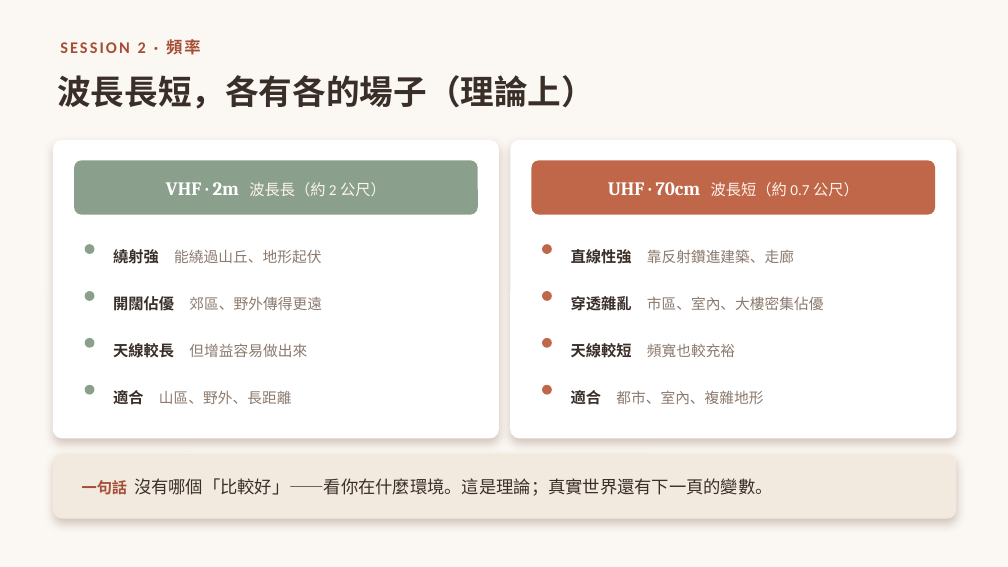
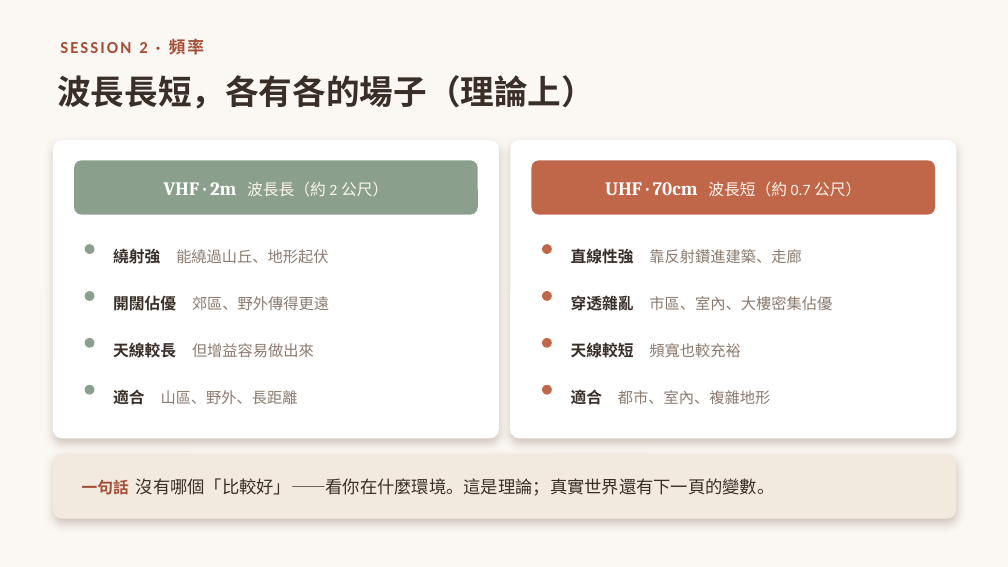
Before and after one commit to winson3QQ/Radio-Advanced, a slide deck: slide 12 of 投影片/進階無線電_課程投影片.pptx. Drawn at 1008x567 pixels with LibreOffice and Linux fonts; fonts in the diff are those of the drawing. Boxes give left, top, right and bottom in pixels: in the first picture for what was removed or moved away, otherwise in the second. Text is boxed around its words. In the diff, an @@ line names an element or a change of style, - is before the commit and + after.

```diff
--- a/投影片/進階無線電_課程投影片.pptx
+++ b/投影片/進階無線電_課程投影片.pptx
@@ text "SESSION 2 · 頻率" at bbox=[60, 39, 205, 55]: size 15.5 to 16 pt @@
@@ text "VHF · 2m 波長長（約 2 ..." at bbox=[164, 182, 388, 196]: size 14.5 to 15 pt in "波長長（約 2 公尺）" @@
@@ text "UHF · 70cm 波長短（約 0.7 ..." at bbox=[605, 181, 861, 197]: size 14.5 to 15 pt in "波長短（約 0.7 公尺）" @@
@@ text "繞射強 能繞過山丘、地形起伏" at bbox=[113, 247, 328, 268]: size 14.5 to 15 pt in "繞射強"; size 14 to 14.5 pt in "能繞過山丘、地形起伏" @@
@@ text "直線性強 靠反射鑽進建築、走廊" at bbox=[571, 248, 801, 264]: size 14.5 to 15 pt in "直線性強"; size 14 to 14.5 pt in "靠反射鑽進建築、走廊" @@
@@ text "開闊佔優 郊區、野外傳得更遠" at bbox=[113, 294, 329, 315]: size 14.5 to 15 pt in "開闊佔優"; size 14 to 14.5 pt in "郊區、野外傳得更遠" @@
@@ text "穿透雜亂 市區、室內、大樓密集佔優" at bbox=[571, 296, 832, 311]: size 14.5 to 15 pt in "穿透雜亂"; size 14 to 14.5 pt in "市區、室內、大樓密集佔優" @@
@@ text "天線較長 但增益容易做出來" at bbox=[113, 342, 314, 358]: size 14.5 to 15 pt in "天線較長"; size 14 to 14.5 pt in "但增益容易做出來" @@
@@ text "天線較短 頻寬也較充裕" at bbox=[571, 342, 740, 358]: size 14.5 to 15 pt in "天線較短"; size 14 to 14.5 pt in "頻寬也較充裕" @@
@@ text "適合 山區、野外、長距離" at bbox=[113, 389, 298, 405]: size 14.5 to 15 pt in "適合"; size 14 to 14.5 pt in "山區、野外、長距離" @@
@@ text "適合 都市、室內、複雜地形" at bbox=[571, 389, 770, 405]: size 14.5 to 15 pt in "適合"; size 14 to 14.5 pt in "都市、室內、複雜地形" @@
@@ text "一句話 沒有哪個「比較好」——看你在什麼環境。這是理論；真實世界還有下一頁的變數。" at bbox=[82, 478, 774, 496]: size 14.5 to 15 pt in "一句話" @@
```
Also in this commit, not shown: 45 other slides changed.
